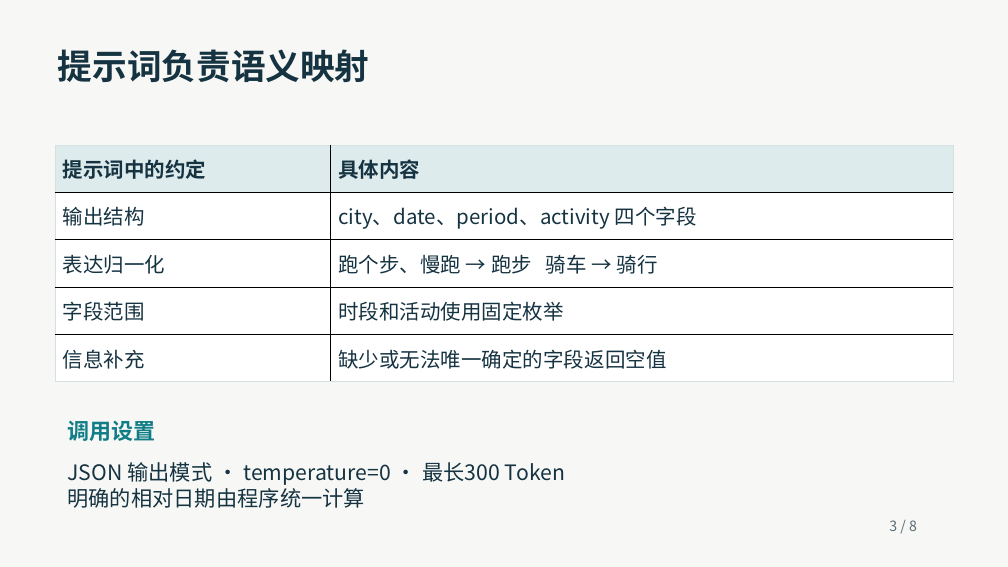
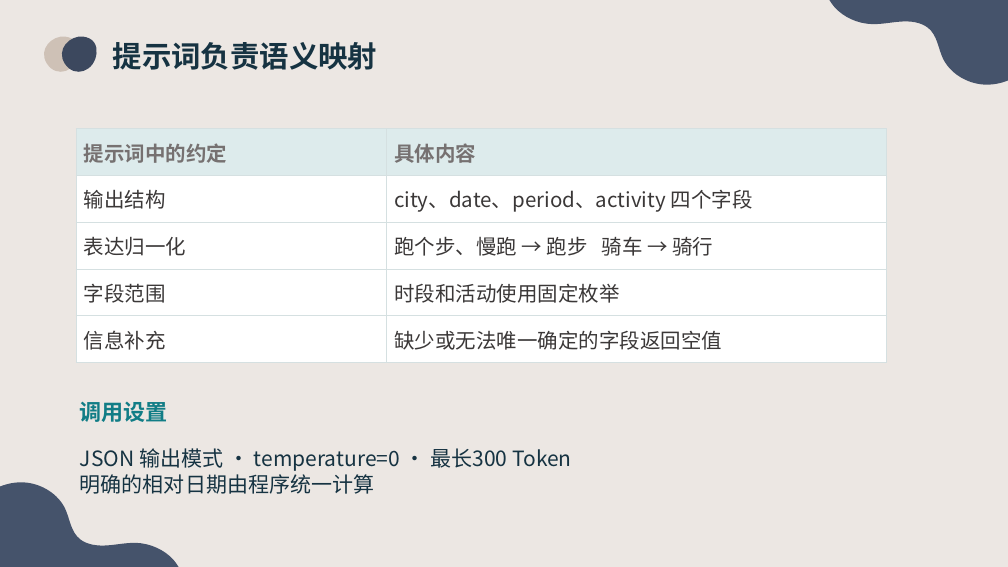
Before and after one commit to tyx-nikki/weather-aqi-assistant, a slide deck: slide 3 of docs/stage-one/stage-one-presentation.pptx. Drawn at 1008x567 pixels with LibreOffice and Linux fonts; fonts in the diff are those of the drawing. Boxes give left, top, right and bottom in pixels: in the first picture for what was removed or moved away, otherwise in the second. Text is boxed around its words. In the diff, an @@ line names an element or a change of style, - is before the commit and + after.

```diff
--- a/docs/stage-one/stage-one-presentation.pptx
+++ b/docs/stage-one/stage-one-presentation.pptx
@@ background #F7F8F5 to #FFFFFF @@
@@ rectangle added at <box>0,0,1008,567</box>, fill #ECE7E3 @@
@@ freeform shape added at <box>830,0,1008,85</box>, fill #45536B @@
@@ freeform shape added at <box>37,35,79,79</box>, fill #CEC1B6 @@
@@ freeform shape added at <box>56,35,97,79</box>, fill #3C485E @@
@@ text "提示词负责语义映射": place and size @@
-text "提示词负责语义映射" at <box>58,49,370,82</box>
+text "提示词负责语义映射" at <box>113,42,377,70</box>
@@ text "提示词负责语义映射" at <box>113,42,377,70</box>: size 33 to 28 pt @@
@@ table at <box>76,129,887,362</box> @@
@@ text colour #163342 to #767171 in "提示词中的约定", "具体内容" @@
@@ text colour #163342 to #3B3838 in "输出结构", "city、date、period、activity 四个字段", "表达归一化", "跑个步、慢跑 → 跑步 骑车 → 骑行" and 4 more places @@
@@ borders changed @@
@@ table: place and size @@
-table at <box>55,145,954,383</box>
+table at <box>76,129,887,362</box>
@@ text "调用设置": place and size @@
-text "调用设置" at <box>67,421,155,441</box>
+text "调用设置" at <box>80,402,168,422</box>
@@ text "JSON 输出模式 · temperature=0 · ...": place and size @@
-text "JSON 输出模式 · temperature=0 · ..." at <box>67,462,565,508</box>
+text "JSON 输出模式 · temperature=0 · ..." at <box>80,448,571,494</box>
@@ text "JSON 输出模式 · temperature=0 · ..." at <box>80,448,571,494</box>: size 20.2 to 20 pt @@
@@ freeform shape added at <box>0,482,179,567</box>, fill #45536B @@
@@ text removed at <box>889,520,917,531</box> @@
-3 / 8
```
Also in this commit, not shown: 7 other slides changed, 1 other file.
